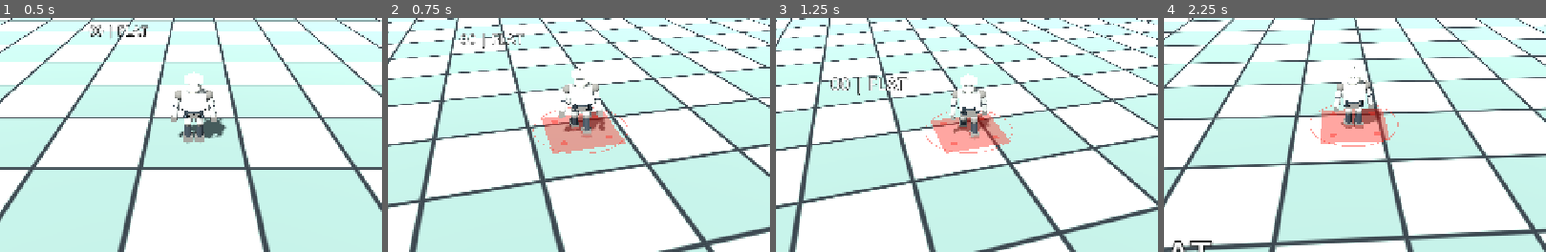
Above: before the commit, frames 1-4 (left to right).
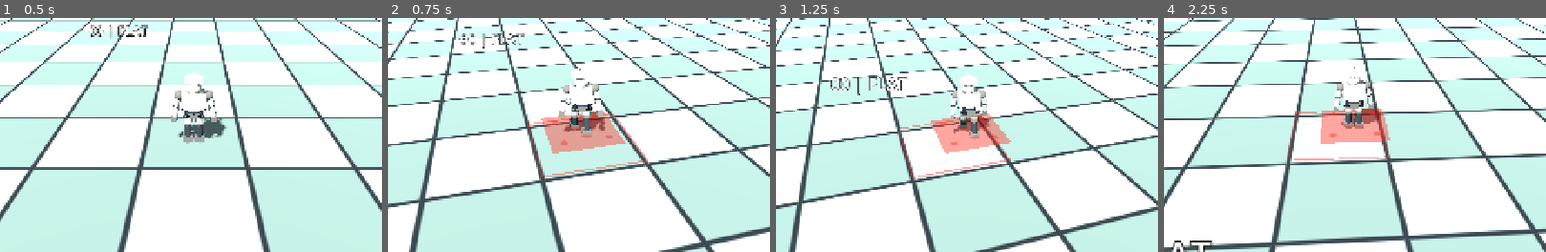
Above: after the commit, the same moments.

Repository: zzunlsj/cherpg
Game: Godot game, scene res://scenes/MotionLab.tscn
Same seed, same stepped clock (60 frames per second), same inputs: the game is played once before the commit and once after it.
Inputs (mouse positions are % of the whole screen's width and height, from its top left):
- Up to frame 1 (0.5 s): no input
- Up to frame 2 (0.75 s): tap Enter at 0.5 s; move the mouse to (55, 50) at 0.52 s; hold W from 0.53 s (still down); hold R from 0.53 s (still down); click (55, 50) at 0.67 s
- Up to frame 3 (1.25 s): keep holding W; keep holding R; tap Space at 0.77 s
- Up to frame 4 (2.25 s): keep holding W; move the mouse to (45, 50) at 1.27 s; release R at 1.28 s; tap R at 1.35 s; tap Space at 1.52 s; move the mouse to (52, 48) at 2.02 s; hold R from 2.03 s (still down); tap F at 2.1 s
The pictures show only the part of the screen within x 25-75%, y 34-84%; the shares and areas given below are measured in that part.

Frame 1 is identical in both runs. In frame 2, 0.6% of the frame differs, in the area x 36-68%, y 37-68%; in frame 3, 0.5%; in frame 4, 0.5%.

Commit message:
fix: R hologram shows exact 2x2m square tile border and 1.51m clearance with actual grid alignment

Diff:
--- a/godot/tests/motion_rotation_lab/scripts/direction_device.gd
+++ b/godot/tests/motion_rotation_lab/scripts/direction_device.gd
@@ -28,6 +28,7 @@
 var opening_ring: MeshInstance3D
 var heading_pivot: Node3D
 var preview_root: Node3D
+var tile_outline_root: Node3D
 var ghost_color: StandardMaterial3D
 var preview_reason := "NO PREVIEW"
 var dark: StandardMaterial3D
@@ -141,16 +142,19 @@
 		shoe.material_override = ghost_color
 		shoe.position = Vector3(OPEN_RADIUS*cos(a),.025,-OPEN_RADIUS*sin(a))
 		preview_root.add_child(shoe)
-	var tile_outline := MeshInstance3D.new()
-	tile_outline.name = "BoardTile2x2m_Hologram"
-	var boundary := TorusMesh.new()
-	boundary.inner_radius = 1.01
-	boundary.outer_radius = 1.025
-	# The circle helps read the area; actual tile is shader-marked square.
-	tile_outline.mesh = boundary
-	tile_outline.material_override = ghost_color
-	tile_outline.position.y = .055
-	preview_root.add_child(tile_outline)
+	# Full tile boundary is a true 2m x 2m SQUARE, aligned to board origin.
+	tile_outline_root = Node3D.new()
+	tile_outline_root.name = "WorldAligned2mTileBorder"
+	preview_root.add_child(tile_outline_root)
+	for i in range(4):
+		var side := MeshInstance3D.new()
+		side.name = "TileEdge_%d" % i
+		var edge := BoxMesh.new()
+		edge.size = Vector3(2.0,0.018,0.024) if i < 2 else Vector3(0.024,0.018,2.0)
+		side.mesh = edge
+		side.material_override = ghost_color
+		side.position = Vector3(0.0,.01,(-1.0 if i == 0 else 1.0)) if i < 2 else Vector3((-1.0 if i == 2 else 1.0),.01,0.0)
+		tile_outline_root.add_child(side)
 	preview_root.visible = false
 
 func set_preview_held(held: bool) -> void:
@@ -161,6 +165,9 @@
 		return
 	preview_root.visible = true
 	preview_root.position = Vector3(0.0,0.08,0.0)
+	var tile: Vector2i = BOARD_RULES.cell_at(pawn.global_position,pawn.board_origin)
+	var center: Vector3 = BOARD_RULES.cell_center(tile,pawn.board_origin)
+	tile_outline_root.position = Vector3(center.x-pawn.global_position.x,0.0,center.z-pawn.global_position.z)
 	var valid: bool = pawn != null and pawn.is_on_floor() and Vector2(pawn.velocity.x,pawn.velocity.z).length() < .15
 	if valid:
 		var result: Dictionary = _probe_all_feet()
